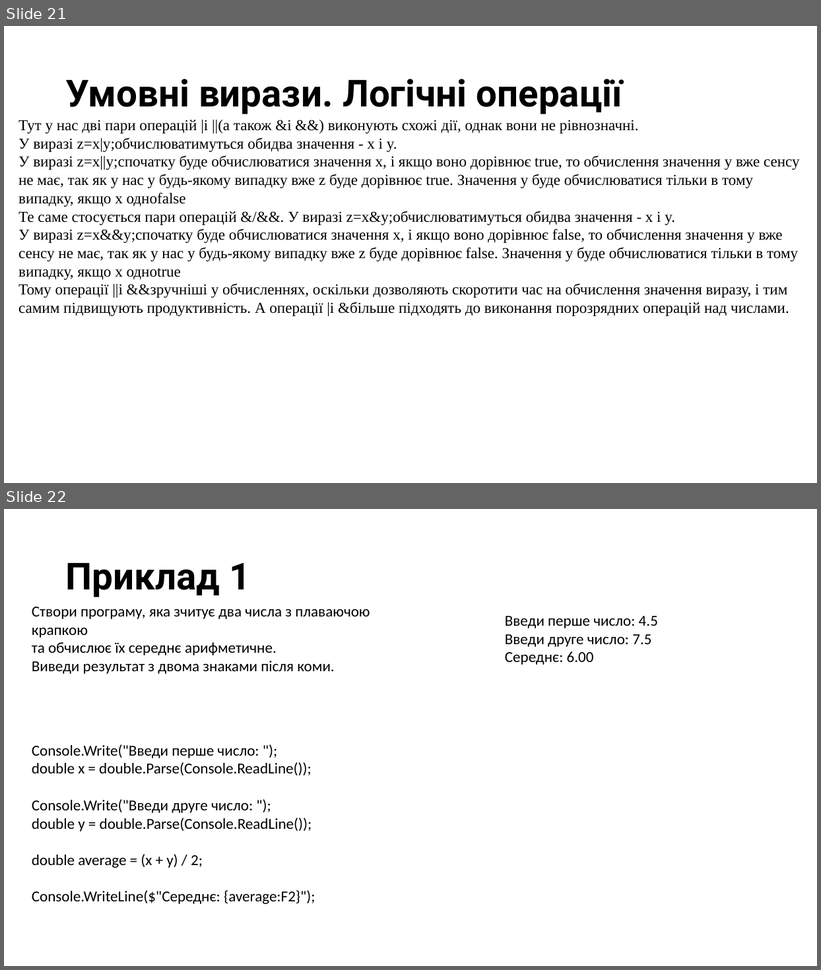
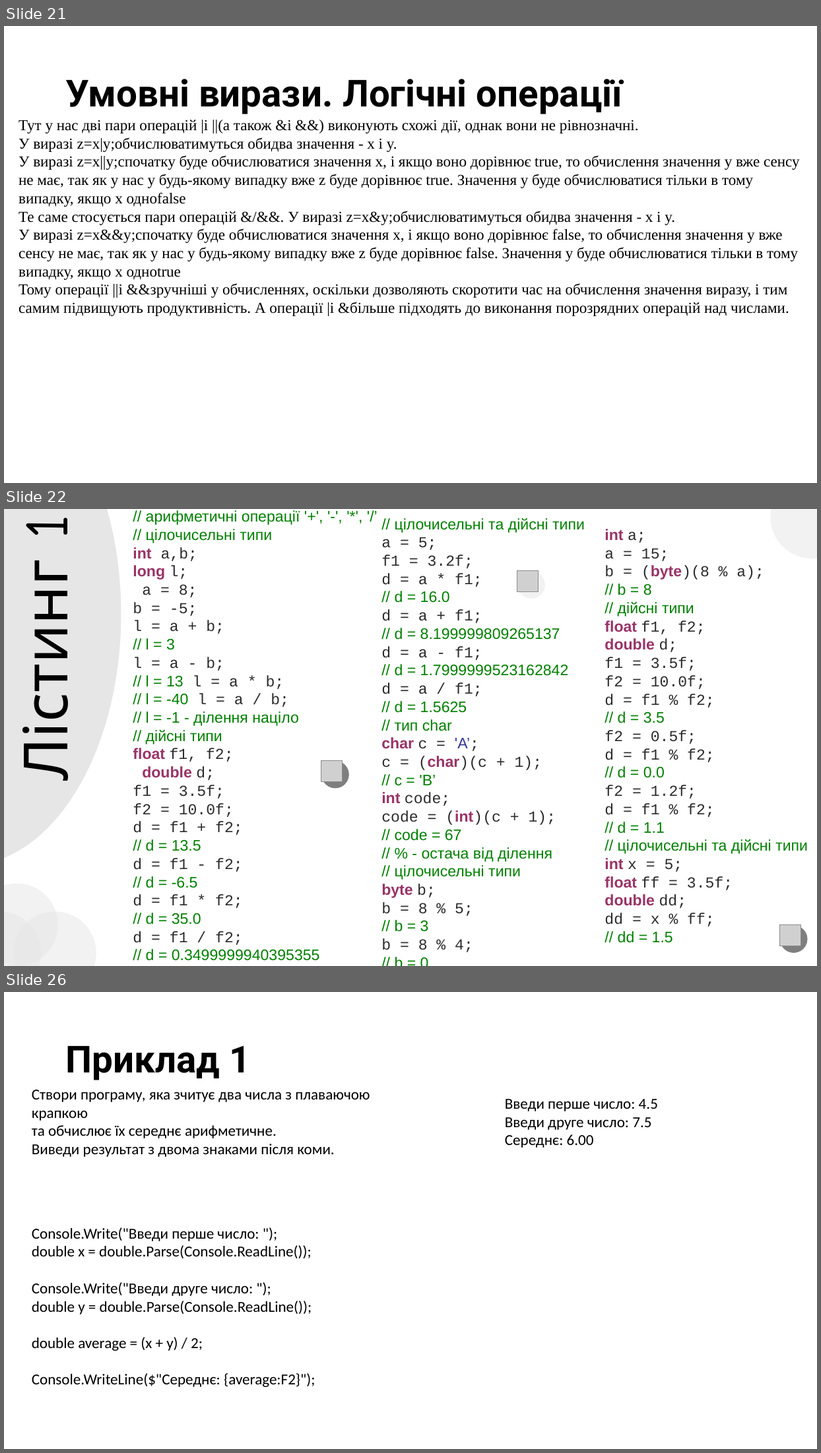
Before and after one commit to arg3ntuum/UnityCourse, a slide deck: Модуль 1/Unity Модуль 1 Урок 2. Базові операції.pptx. Shown one above the other, each under a label of ours: slides 21 and 22 before the commit, slides 21, 22 and 26 after it; the slides between them are not shown. The pictures are 821x970 and 821x1453 pixels, drawn with LibreOffice and Linux fonts; fonts in the diff are those of the drawing; grey boxes stand for pictures. Boxes give left, top, right and bottom in pixels: in the first picture for what was removed or moved away, otherwise in the second. Text is boxed around its words. In the diff, an @@ line names an element or a change of style, - is before the commit and + after.

```diff
--- a/Модуль 1/Unity Модуль 1 Урок 2. Базові операції.pptx
+++ b/Модуль 1/Unity Модуль 1 Урок 2. Базові операції.pptx
@@ slide 22 added at box(4, 509, 817, 966), background #FFFFFF @@
@@ ellipse added at box(4, 509, 121, 866), fill #E7E6E6 @@
@@ text added at box(4, 518, 90, 774), 72 pt, text #000000 @@
+Лістинг 1
@@ text added at box(133, 510, 320, 961), 18 pt, text #008000 @@
+// арифметичні операції '+', '-', '*', '/’
+// цілочисельні типи
+int a,b;
+long l;
+a = 8;
+b = -5;
+l = a + b;
+// l = 3
+l = a - b;
+// l = 13 l = a * b;
+// l = -40 l = a / b;
+// l = -1 - ділення націло
+// дійсні типи
+float f1, f2;
+double d;
+f1 = 3.5f;
+f2 = 10.0f;
+d = f1 + f2;
+// d = 13.5
+d = f1 - f2;
+// d = -6.5
+d = f1 * f2;
+// d = 35.0
+d = f1 / f2;
+// d = 0.3499999940395355
@@ text added at box(382, 518, 696, 953), 18 pt, text #008000 @@
+// цілочисельні та дійсні типи
+a = 5;
+f1 = 3.2f;
+d = a * f1;
+// d = 16.0
+d = a + f1;
+// d = 8.199999809265137
+d = a - f1;
+// d = 1.7999999523162842
+d = a / f1;
+// d = 1.5625
+// тип char
+char c = 'A’;
+c = (char)(c + 1);
+// c = 'B’
+int code;
+code = (int)(c + 1);
+// code = 67
+// % - остача від ділення
+// цілочисельні типи
+byte b;
+b = 8 % 5;
+// b = 3
+b = 8 % 4;
+// b = 0
@@ ellipse added at box(771, 509, 817, 559), fill #E7E6E6 at 50% opacity @@
@@ text added at box(605, 529, 808, 943), 18 pt, text #2B2B2B @@
+int a;
+a = 15;
+b = (byte)(8 % a);
+// b = 8
+// дійсні типи
+float f1, f2;
+double d;
+f1 = 3.5f;
+f2 = 10.0f;
+d = f1 % f2;
+// d = 3.5
+f2 = 0.5f;
+d = f1 % f2;
+// d = 0.0
+f2 = 1.2f;
+d = f1 % f2;
+// d = 1.1
+// цілочисельні та дійсні типи
+int x = 5;
+float ff = 3.5f;
+double dd;
+dd = x % ff;
+// dd = 1.5
@@ ellipse added at box(517, 571, 545, 599), fill #E7E6E6 at 50% opacity @@
@@ picture added at box(517, 570, 539, 592) @@
@@ picture added at box(321, 761, 343, 782) @@
@@ ellipse added at box(322, 761, 349, 788), fill #000000 at 50% opacity @@
@@ ellipse added at box(4, 883, 58, 966), fill #E7E6E6 at 50% opacity @@
@@ ellipse added at box(4, 912, 41, 966), fill #E7E6E6 at 50% opacity @@
@@ ellipse added at box(14, 912, 96, 966), fill #E7E6E6 at 50% opacity @@
@@ picture added at box(780, 925, 801, 947) @@
@@ ellipse added at box(781, 925, 808, 953), fill #000000 at 50% opacity @@
@@ what was slide 22 is now slide 26 @@
```
Also in this commit, not shown: 3 other slides added, 2 other files.
